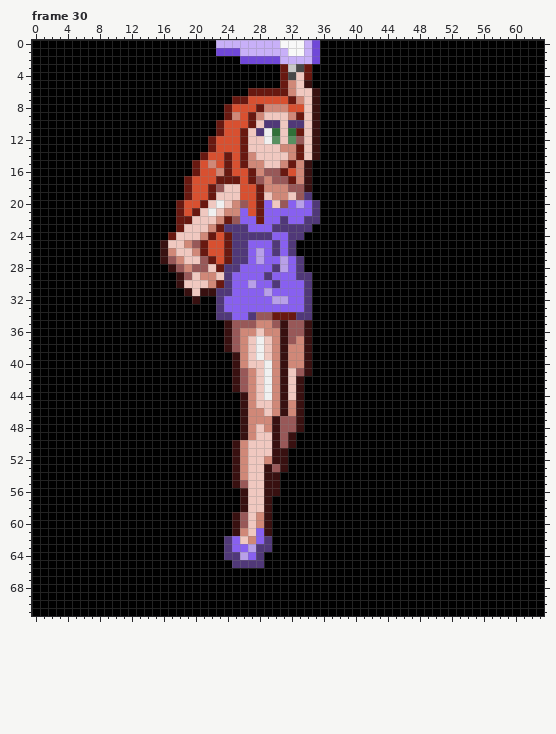
Two states of a animated GIF sprite, reikomikami.gif. The picture above was drawn from the file before the commit.
The file is 64x72 pixels, 30 frames. Shown: frame 30. The commit also changed other frames, which this record leaves out.
After:
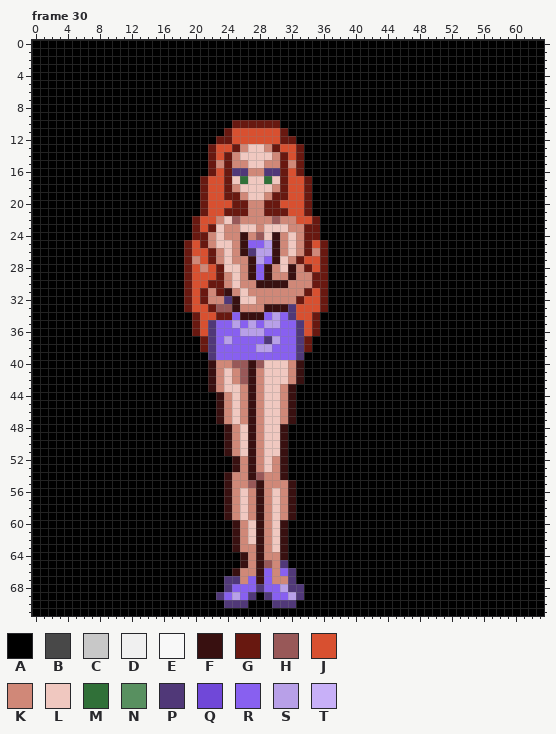
Palette (. is transparent): A #000000  B #484848  C #c8c8c8  D #f0f0f0  E #f8f8f8  F #381010  G #681810  H #985858  J #d85030  K #d08878  L #f0c8c0  M #307038  N #589060  P #503878  Q #7048d8  R #8860f0  S #b8a0e8  T #c8b0f8
From the commit log: Version 0.10 Добавлены кадры анимации чтения свитка.
The edit:
Changed rows in their new state; - is an unchanged pixel.
Frame 30:
first column x 16:
 0 -------AAAAAAAAAAAAA-
 1 -------AAAAAAAAAAAAA-
 2 ----------AAAAAAAAAA-
 3 ---------------AAAA--
 4 ---------------AAAA--
 5 ---------------AAAA--
 6 -----------AAAAAAAAA-
 7 ---------AAAAAAAAAAA-
 8 --------AAAAAAAAAAAA-
 9 --------AAAAAAAAAAAA-
10 -------AAGG-GGGAAAAA-
11 -------AG-JJJJJGAAAA-
12 ------AGG-JJJJJGGAAA-
13 ---------GK--KGJJ-AA-
14 -----AG--KLL--KGJ-AA-
15 ----AAGK-KKLLKKGKGA--
16 ----AAGJ-PPK-PP--GA--
17 ---AAG-J-LMLLMLGJJG--
18 ---AAGJJGKLLLL-GJJG--
19 ---AAGJJGGKLLKGGJJG--
20 --AAA-JJJGGKKGGJJJGA-
21 --AAAGJJGGGKKGGGJJGA-
22 --AAGJJ-L-KKKKHKKJJG-
23 --AAGJGLKKLLKLLLKKGG-
24 -AAAGGKLKKFKHLFKLKGG-
25 AAAGJ-KLLKF--SFKLKGJG
26 AAAGJJGKLKFP-SFKLKGKG
27 AAAGKJ-KLKKF--FLKGJJG
28 -AAGJKJ-LLKF-FKLFKGJG
29 --AGJJJGKLKF-FKKFKKGG
30 --AGJJG-KLKKFFFFKKKGG
31 ---GJGKGFKLKKKKKKKGJG
32 ---GJGKKPFLLKKKKKGJJG
33 ---GJJGHHFKKKFFFPJJJG
34 ----GJJGG-FFFRSRPJJG-
35 ----GJPRRSRSRSSRRPJG-
36 ----GJPRRRSSSRRRRPJG-
37 -----GPRSRRRRPSRRPG--
38 -----GPRRRRRSSRRRPG--
39 ------PRRRRRRRRRRPA--
40 ------FKKHHFHLLL-FA--
41 ------FKLK-FKLLLKFA--
42 ------FKLK-FKLLLK----
43 ------FKLLKFKLLKFA---
44 -------FKLKFKLLKFA---
45 -------FKLKFK-LKFA---
46 -------FKLKF--LKFA---
47 -------FKLKF-LLKFA---
48 --------FKLFKLLFAA---
49 --------FKLFK-LFA----
50 --------FKLFK-LFA----
51 --------FKLFK-L------
52 -----------FKLK------
53 -----------FKLK------
54 --------FK-FHKKF-----
55 --------FKKHFKKKF----
56 --------FKLKFKLKF----
57 --------FKLKFKLKF----
58 --------FKLKFKLKF----
59 --------FKLKFKLKF----
60 ----------K-FKLF-----
61 ------------FKLF-----
62 --------AFKLFKLF-----
63 --------AFKKFKLF-----
64 --------AAFKFKKF-----
65 ---------AFKFHKP-----
66 ---------FKKFRKRP----
67 --------PPKRFRKKP----
68 --------PRRRPRRSPP---
69 -------PRSRP-PRRSP---
70 --------PPP---PPP----
Pixel boxes of the changes (left, top, right, bottom) in both pictures:
changed: (160, 40, 328, 608)
